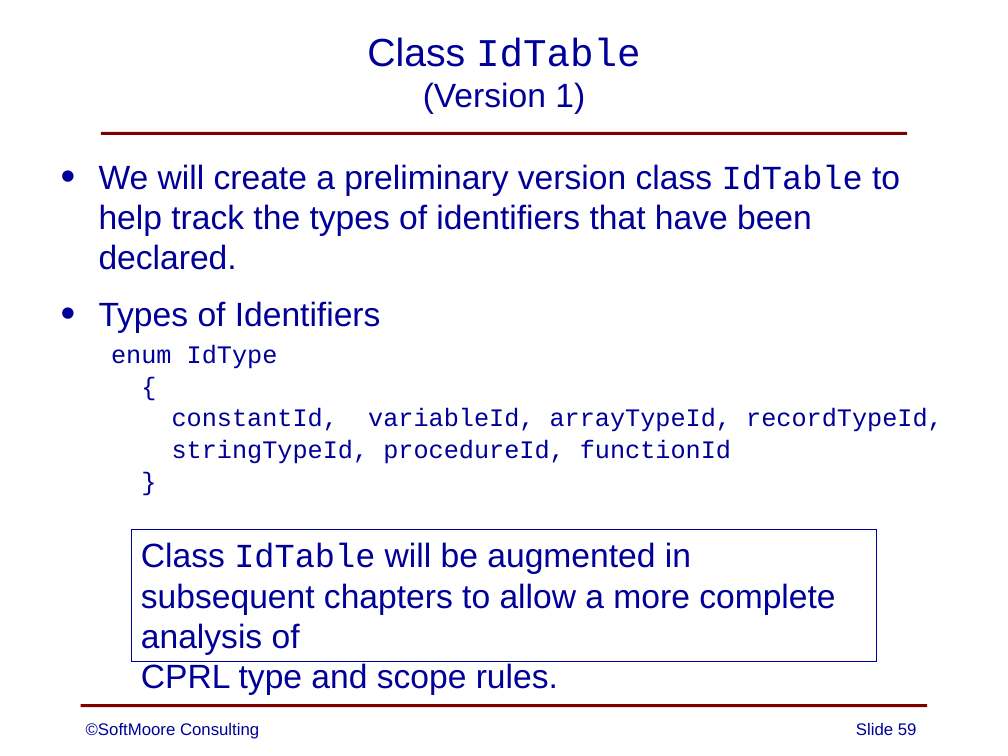
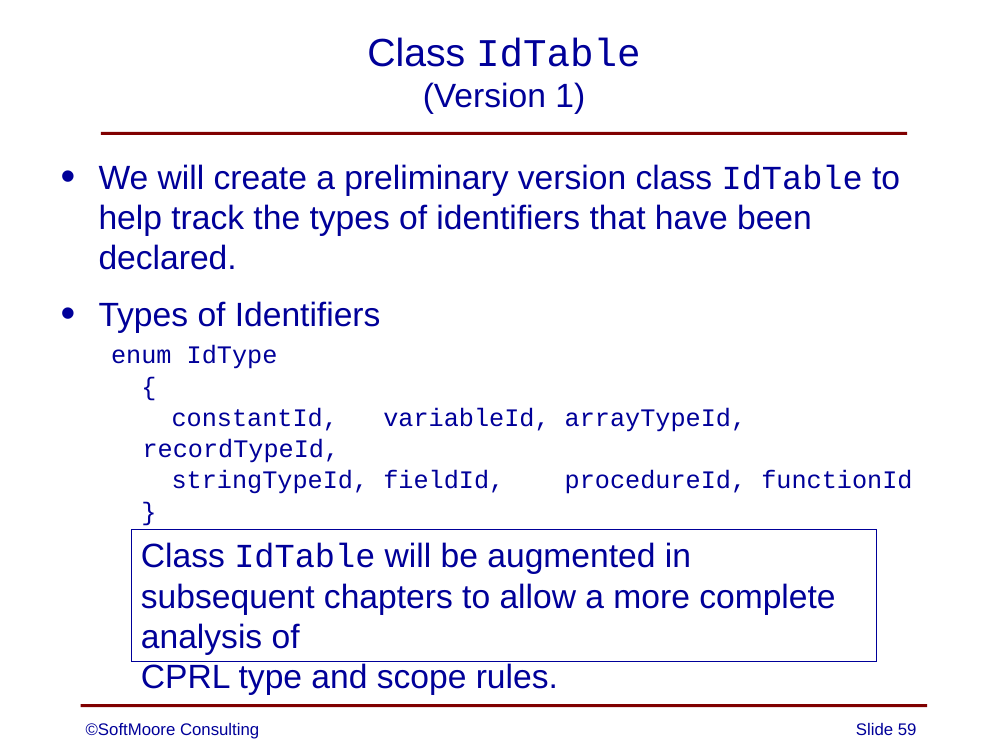
Before and after one commit to SoftMoore/CPRL-Java-3rd, a slide deck: slide 59 of PowerPoints/06 - Syntax Analysis.pptx. Drawn at 1008x756 pixels with LibreOffice and Linux fonts; fonts in the diff are those of the drawing. Boxes give left, top, right and bottom in pixels: in the first picture for what was removed or moved away, otherwise in the second. Text is boxed around its words. In the diff, an @@ line names an element or a change of style, - is before the commit and + after.

```diff
--- a/PowerPoints/06 - Syntax Analysis.pptx
+++ b/PowerPoints/06 - Syntax Analysis.pptx
@@ text at bbox=[172, 470, 912, 494]: text changed @@
-  stringTypeId, procedureId, functionId
+  stringTypeId, fieldId, procedureId, functionId
```
Also in this commit, not shown: 4 other slides changed.
